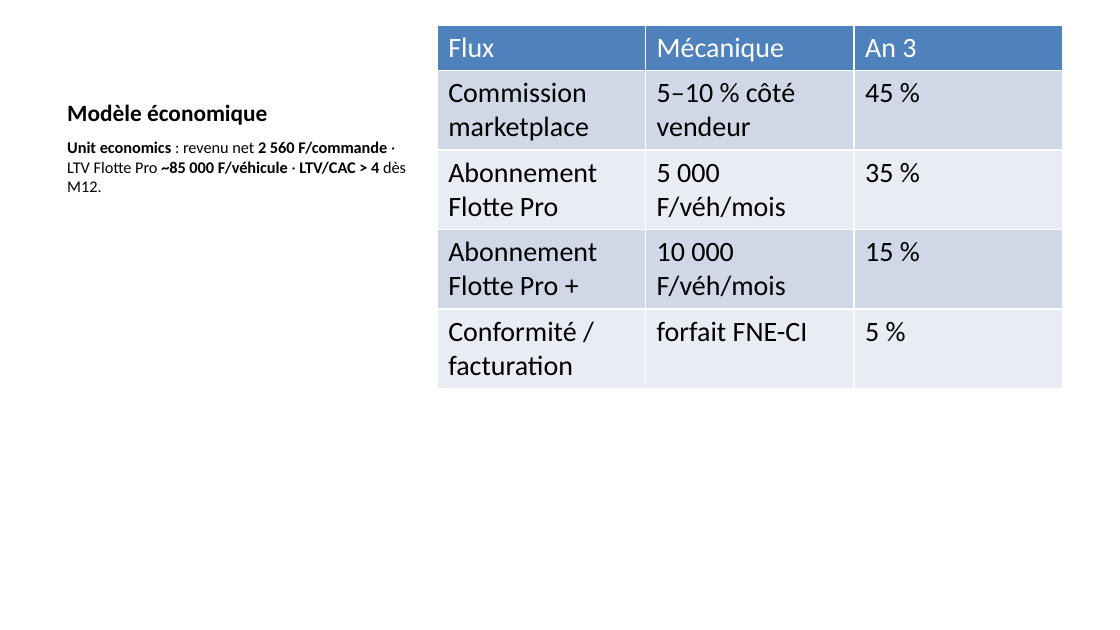
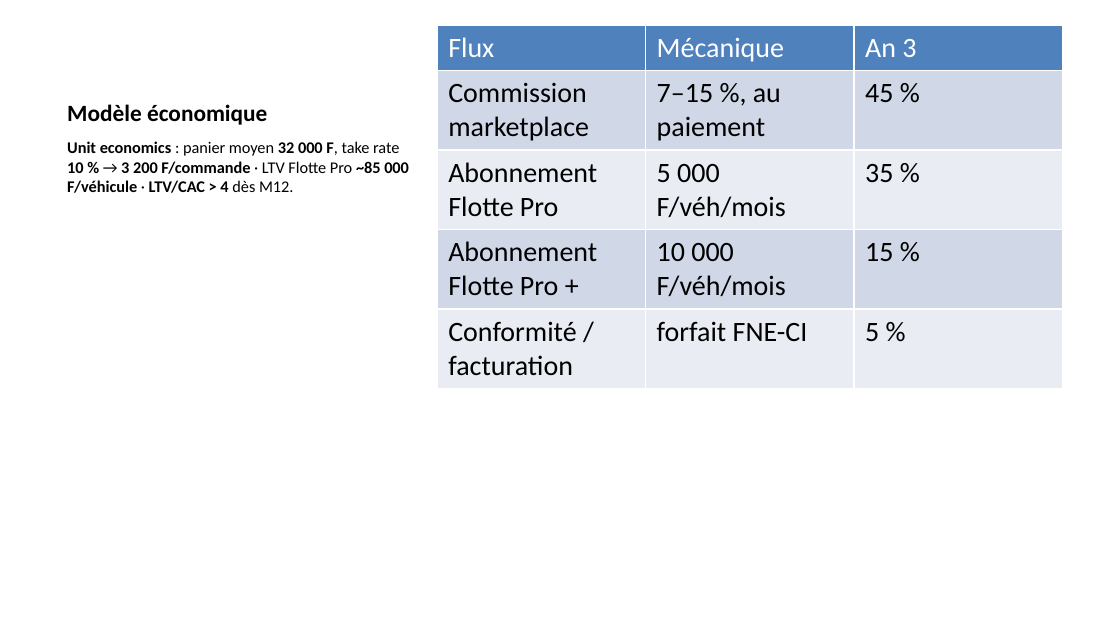
Before and after one commit to Fefer79/pieces, a slide deck: slide 9 of docs/pitch-deck-pieces-2026-06.pptx. Drawn at 1120x630 pixels with LibreOffice and Linux fonts; fonts in the diff are those of the drawing. Boxes give left, top, right and bottom in pixels: in the first picture for what was removed or moved away, otherwise in the second. Text is boxed around its words. In the diff, an @@ line names an element or a change of style, - is before the commit and + after.

```diff
--- a/docs/pitch-deck-pieces-2026-06.pptx
+++ b/docs/pitch-deck-pieces-2026-06.pptx
@@ table at (437, 25, 1062, 561) @@
-row 2, column 2: 5–10 % côté vendeur
+row 2, column 2: 7–15 %, au paiement
@@ text at (67, 141, 409, 193): text changed @@
-Unit economics : revenu net 2 560 F/commande · LTV Flotte Pro ~85 000 F/véhicule · LTV/CAC > 4 dès M12.
+Unit economics : panier moyen 32 000 F, take rate 10 % → 3 200 F/commande · LTV Flotte Pro ~85 000 F/véhicule · LTV/CAC > 4 dès M12.
```
Also in this commit, not shown: 8 other slides changed, 3 other files.
